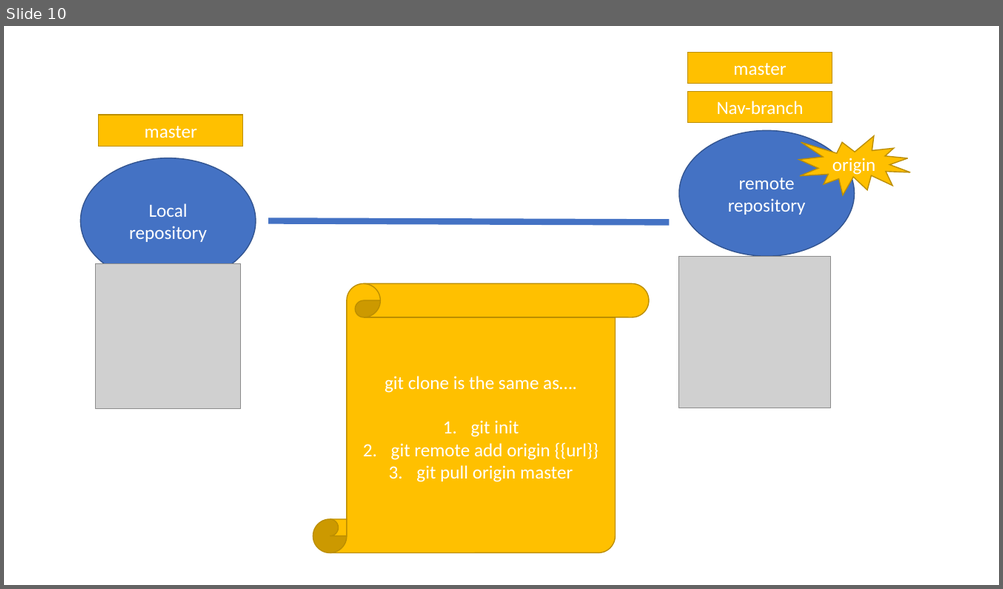
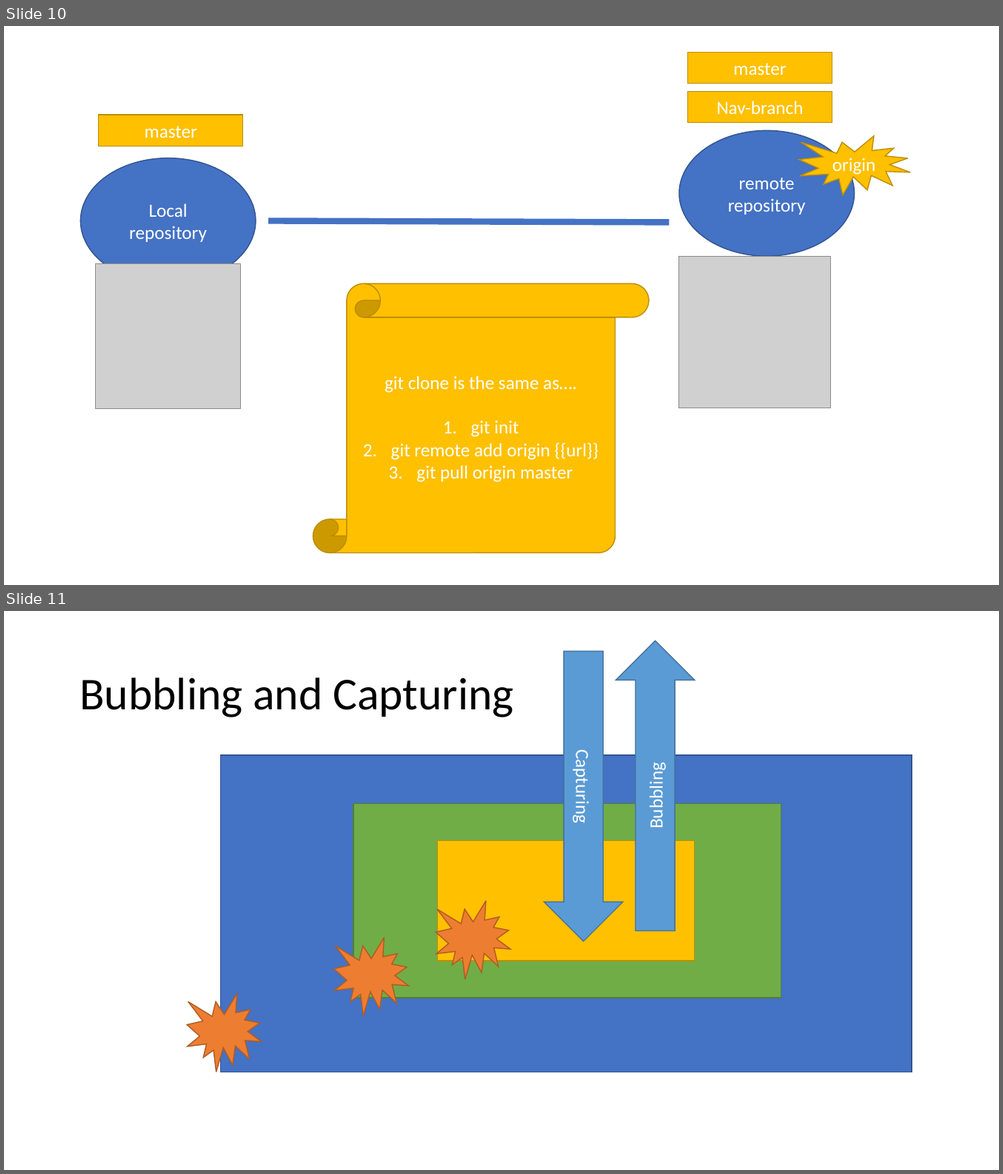
Before and after one commit to 200914ROC2/Training, a slide deck: 5Week-FrontEnd/FrontEnd-SDLC.pptx. Shown one above the other, each under a label of ours: slide 10 before the commit, slides 10 and 11 after it. The pictures are 1003x589 and 1003x1174 pixels, drawn with LibreOffice and Linux fonts; fonts in the diff are those of the drawing; grey boxes stand for pictures. Boxes give left, top, right and bottom in pixels: in the first picture for what was removed or moved away, otherwise in the second. Text is boxed around its words. In the diff, an @@ line names an element or a change of style, - is before the commit and + after.

```diff
--- a/5Week-FrontEnd/FrontEnd-SDLC.pptx
+++ b/5Week-FrontEnd/FrontEnd-SDLC.pptx
@@ slide 11 added at bbox=[4, 611, 999, 1170], background #FFFFFF @@
@@ right arrow added at bbox=[544, 651, 623, 942], fill #5B9BD5, outline #43739E 1 pt, 18 pt, text #FFFFFF @@
+Capturing
@@ right arrow added at bbox=[616, 641, 694, 931], fill #5B9BD5, outline #43739E 1 pt, 18 pt, text #FFFFFF @@
+Bubbling
@@ title added at bbox=[79, 678, 513, 718], 44 pt, text #000000 @@
+Bubbling and Capturing
@@ rectangle added at bbox=[220, 755, 911, 1072], fill #4472C4, outline #325491 1 pt @@
@@ rectangle added at bbox=[353, 804, 781, 998], fill #70AD47, outline #538035 1 pt @@
@@ rectangle added at bbox=[438, 841, 694, 961], fill #FFC000, outline #BD8E00 1 pt @@
@@ irregular seal added at bbox=[436, 901, 511, 980], fill #ED7D31, outline #AF5C24 1 pt @@
@@ irregular seal added at bbox=[334, 938, 408, 1016], fill #ED7D31, outline #AF5C24 1 pt @@
@@ irregular seal added at bbox=[187, 994, 262, 1072], fill #ED7D31, outline #AF5C24 1 pt @@
```
Also in this commit, not shown: 2 slides changed, 1 other file.
